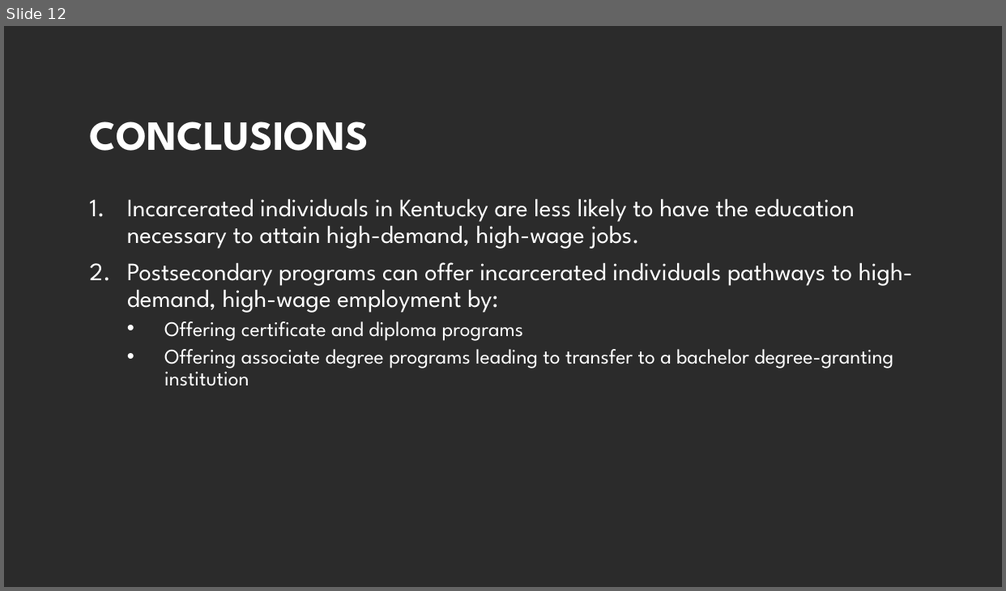
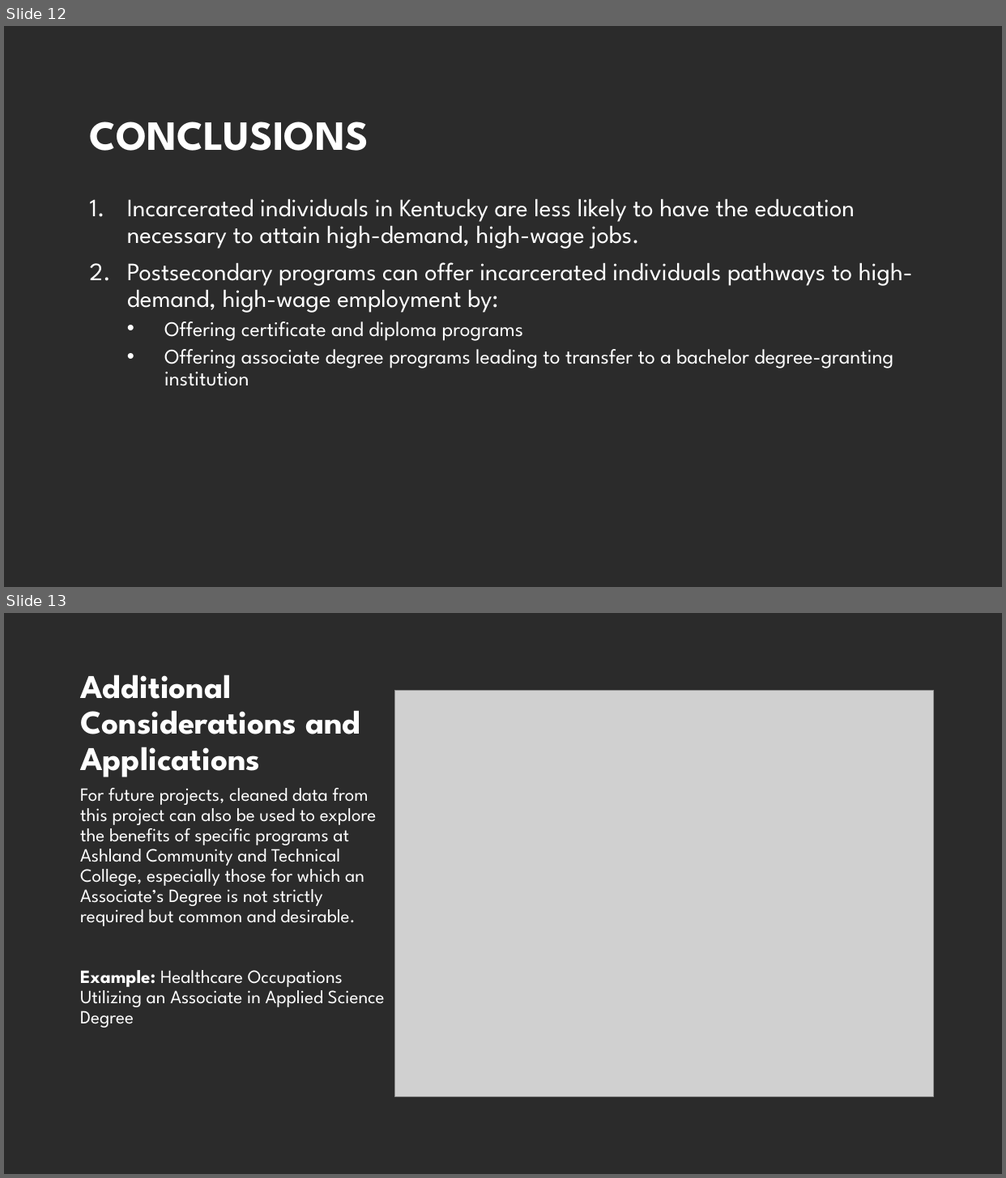
Before and after one commit to ashley-skidmore/prison_to_profession, a slide deck: deliverables/project_presentation.pptx. Shown one above the other, each under a label of ours: slide 12 before the commit, slides 12 and 13 after it. The pictures are 1006x591 and 1006x1178 pixels, drawn with LibreOffice and Linux fonts; fonts in the diff are those of the drawing; grey boxes stand for pictures; background and template pictures are left out; a plain dark background stands for a picture behind light text. Boxes give left, top, right and bottom in pixels: in the first picture for what was removed or moved away, otherwise in the second. Text is boxed around its words. In the diff, an @@ line names an element or a change of style, - is before the commit and + after.

Commit message:
updated presentation files with additional considerations and applications for data

```diff
--- a/deliverables/project_presentation.pptx
+++ b/deliverables/project_presentation.pptx
@@ slide 13 added at [4,613,1002,1174], background picture (left out) @@
@@ title added at [80,675,360,777], 32 pt, text #FFFFFF, bold @@
+Additional Considerations and Applications
@@ picture added at [394,691,934,1097] @@
@@ text added at [80,788,385,1028], 18 pt, text #FFFFFF @@
+For future projects, cleaned data from this project can also be used to explore the benefits of specific programs at Ashland Community and Technical College, especially those for which an Associate’s Degree is not strictly required but common and desirable.
+Example: Healthcare Occupations Utilizing an Associate in Applied Science Degree
```
Also in this commit, not shown: 1 slide changed, 2 other slides added, 1 slide removed, 1 other file.
